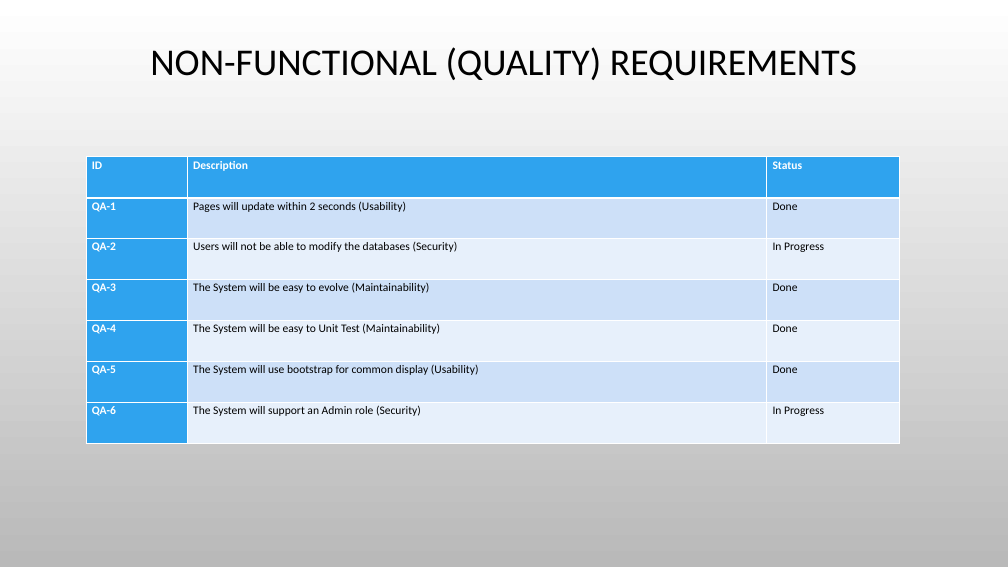
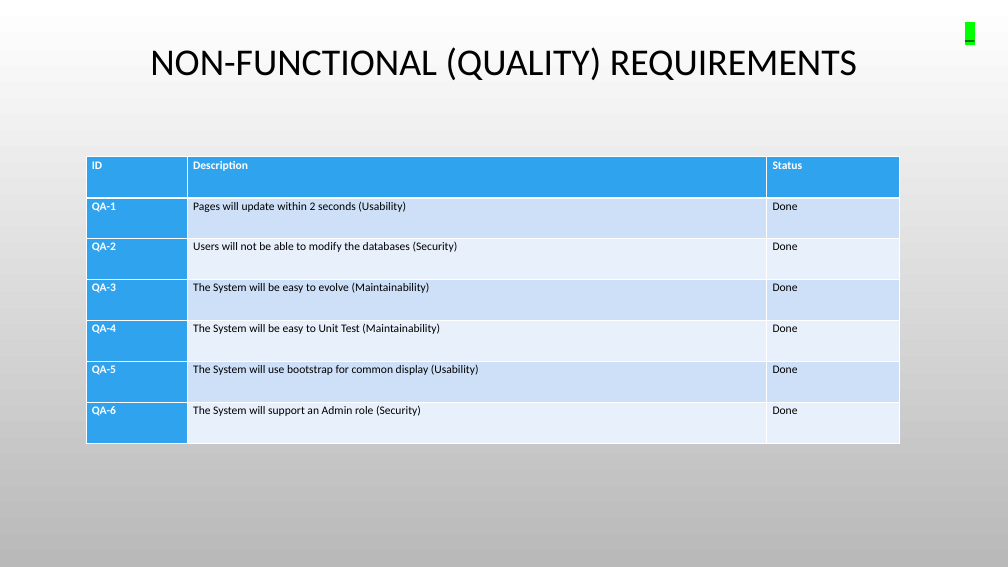
Before and after one commit to colby13king/cs5320-code, a slide deck: slide 6 of LicenseAssetManager/docs/team10FinalPresentation.pptx (slide 5 before the commit). Drawn at 1008x567 pixels with LibreOffice and Linux fonts; fonts in the diff are those of the drawing; background and template pictures are left out. Boxes give left, top, right and bottom in pixels: in the first picture for what was removed or moved away, otherwise in the second. Text is boxed around its words. In the diff, an @@ line names an element or a change of style, - is before the commit and + after.

```diff
--- a/LicenseAssetManager/docs/team10FinalPresentation.pptx
+++ b/LicenseAssetManager/docs/team10FinalPresentation.pptx
@@ text added at bbox=[958, 17, 983, 71], 18 pt, text #000000 @@
+_
@@ table at bbox=[86, 157, 899, 445] @@
-row 3, column 3: In Progress
+row 3, column 3: Done
-row 7, column 3: In Progress
+row 7, column 3: Done
```
Also in this commit, not shown: 9 other slides changed, 5 slides added, 2 slides removed.
